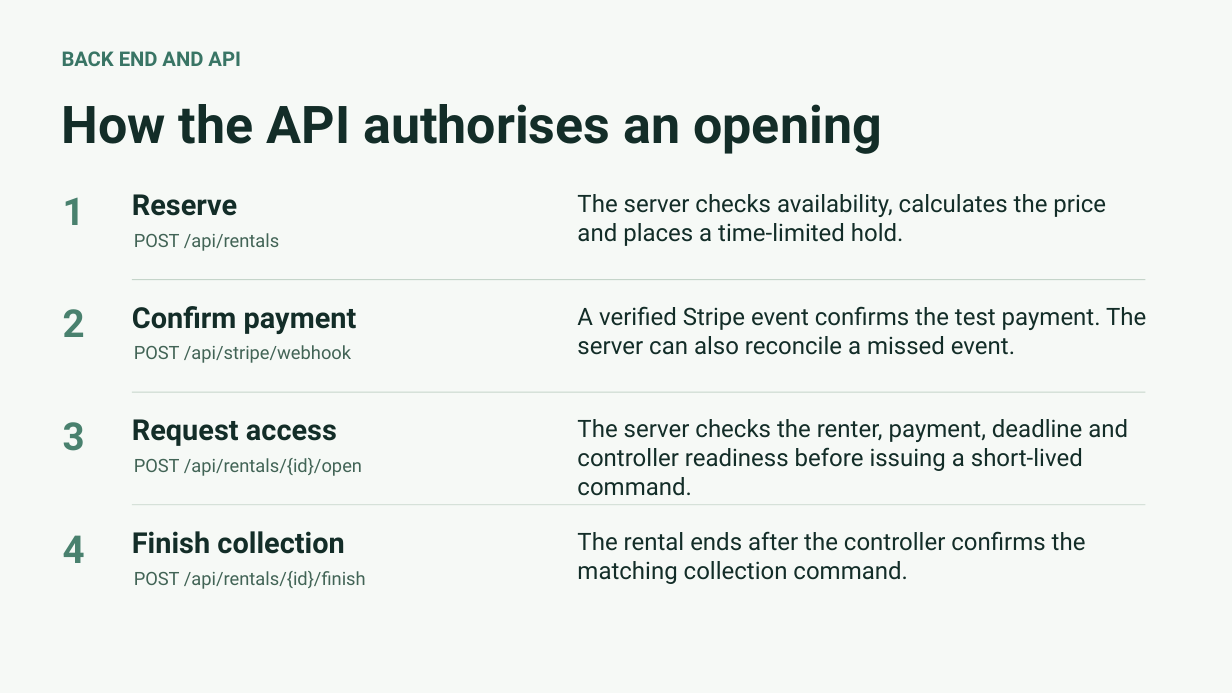
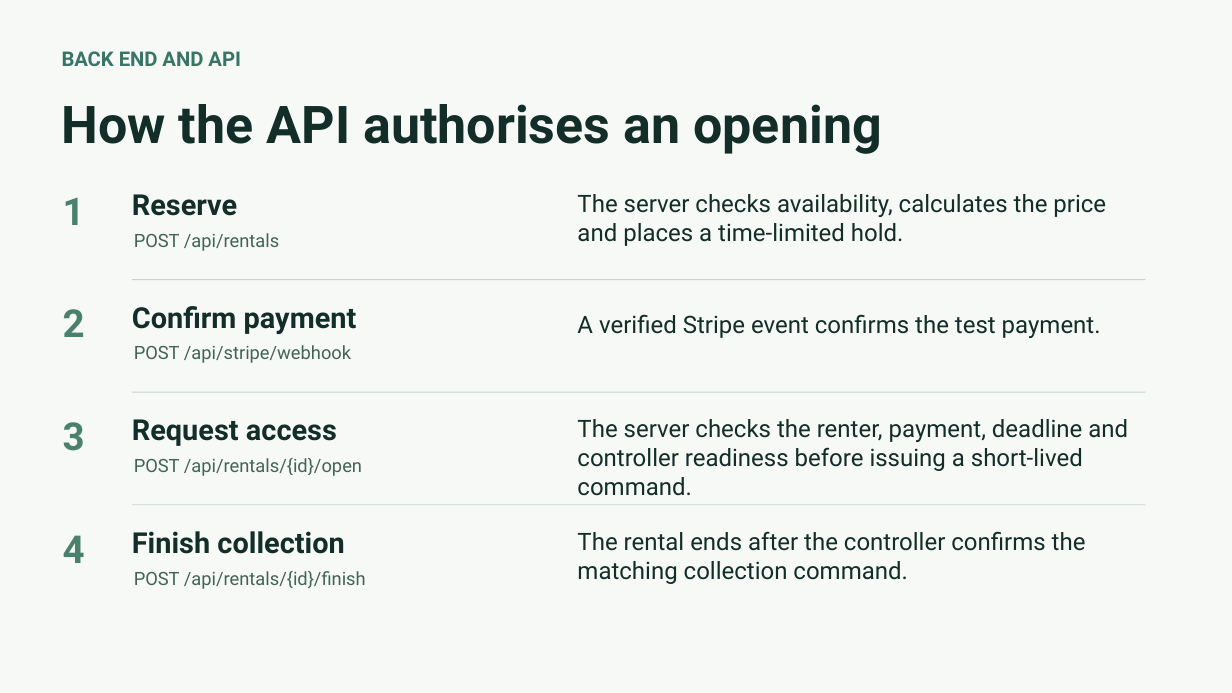
Before and after one commit to nikitsya/UniStow, a slide deck: slide 4 of docs/presentations/UniStow-Progress-Review-2026-11-11.pptx (slide 2 before the commit). Drawn at 1232x693 pixels with LibreOffice and Linux fonts; fonts in the diff are those of the drawing. Boxes give left, top, right and bottom in pixels: in the first picture for what was removed or moved away, otherwise in the second. Text is boxed around its words. In the diff, an @@ line names an element or a change of style, - is before the commit and + after.

```diff
--- a/docs/presentations/UniStow-Progress-Review-2026-11-11.pptx
+++ b/docs/presentations/UniStow-Progress-Review-2026-11-11.pptx
@@ text at [577,314,1101,338]: text changed @@
-A verified Stripe event confirms the test payment. The server can also reconcile a missed event.
+A verified Stripe event confirms the test payment.
```
Also in this commit, not shown: 5 other slides changed, 2 slides added.
